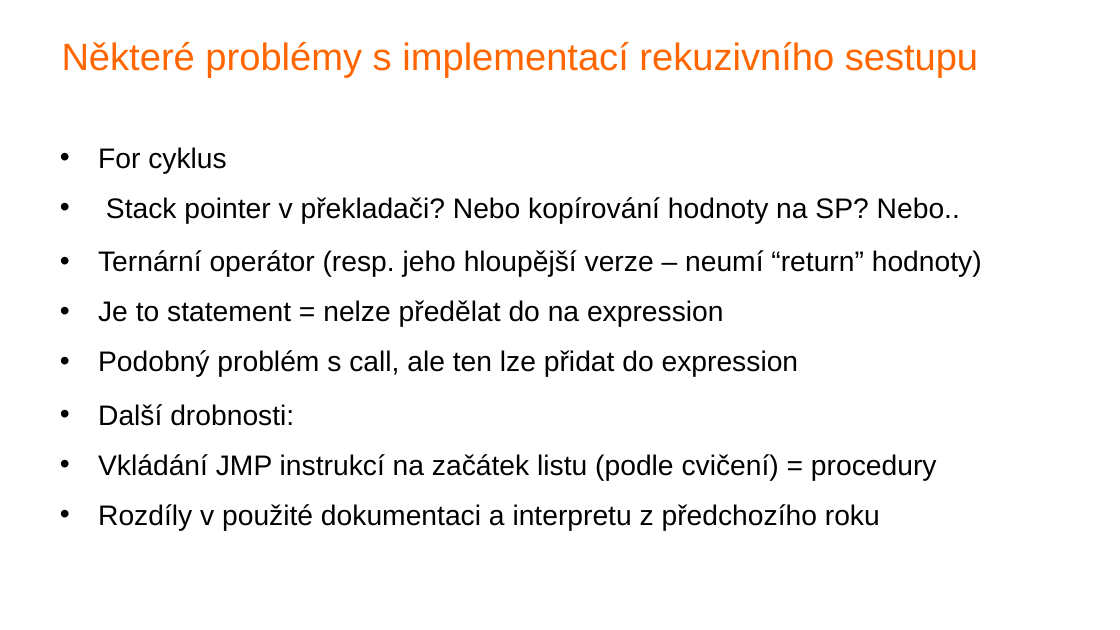
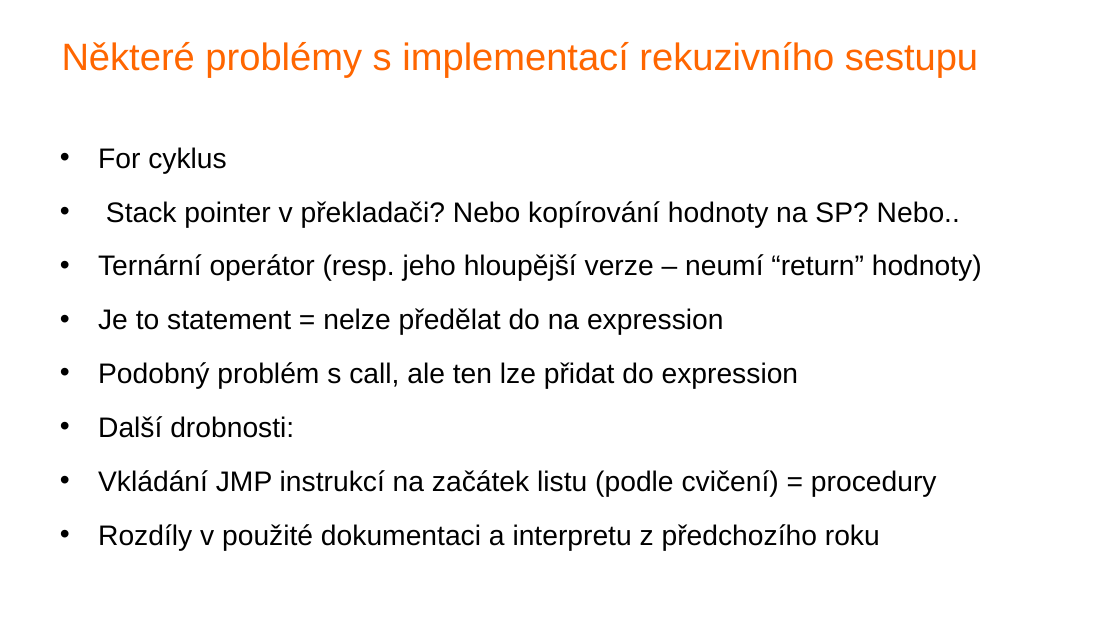
Before and after one commit to trestikp/fjp_semestral, a slide deck: slide 5 of presentation/second_presentation.odp. Drawn at 1120x630 pixels with LibreOffice and Linux fonts; fonts in the diff are those of the drawing; background and template pictures are left out. Boxes give left, top, right and bottom in pixels: in the first picture for what was removed or moved away, otherwise in the second. Text is boxed around its words. In the diff, an @@ line names an element or a change of style, - is before the commit and + after.

```diff
--- a/presentation/second_presentation.odp
+++ b/presentation/second_presentation.odp
@@ text at (98, 201, 982, 550): more space between paragraphs @@
```
Also in this commit, not shown: 4 other slides changed, 2 slides added, 1 slide removed, 2 other files.
